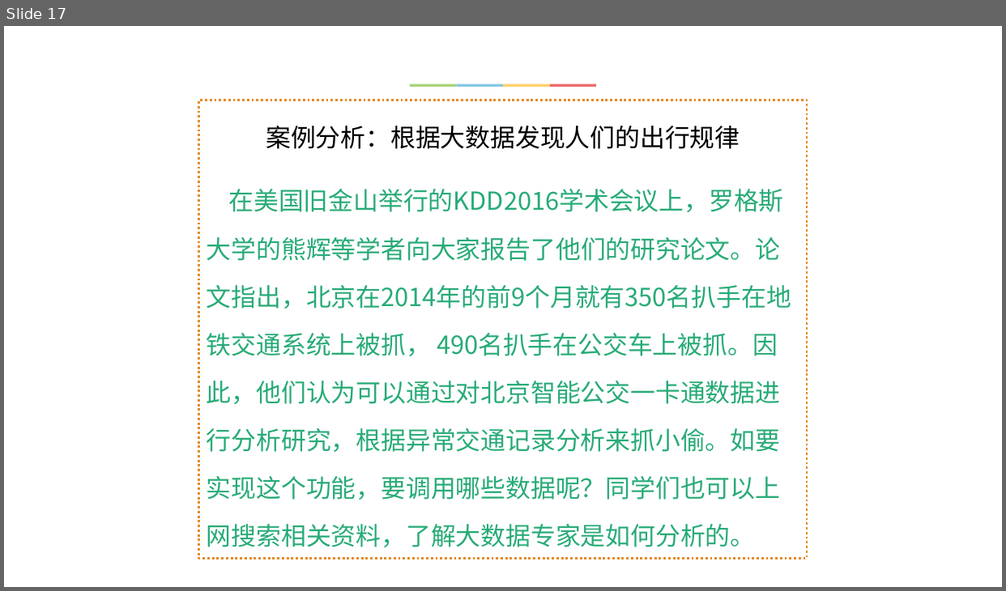
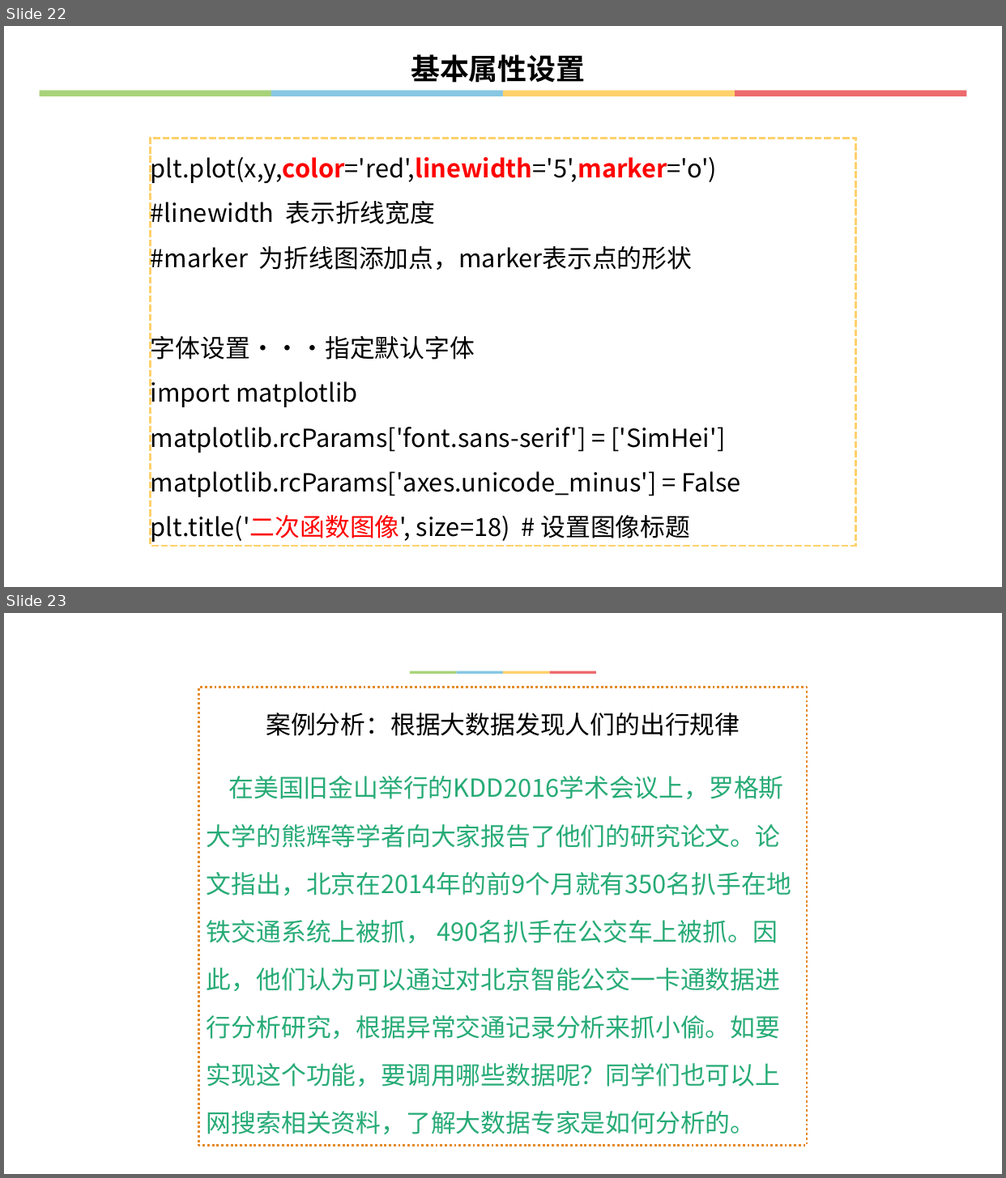
Before and after one commit to hongm32/2020design, a slide deck: 【第22课】走近数据分析②/【第22课】走近数据分析.pptx. Shown one above the other, each under a label of ours: slide 17 before the commit, slides 22 and 23 after it. The pictures are 1006x591 and 1006x1178 pixels, drawn with LibreOffice and Linux fonts; fonts in the diff are those of the drawing. Boxes give left, top, right and bottom in pixels: in the first picture for what was removed or moved away, otherwise in the second. Text is boxed around its words. In the diff, an @@ line names an element or a change of style, - is before the commit and + after.

```diff
--- a/【第22课】走近数据分析②/【第22课】走近数据分析.pptx
+++ b/【第22课】走近数据分析②/【第22课】走近数据分析.pptx
@@ slide 22 added at (4,26,1002,587), background #FFFFFF @@
@@ text added at (411,54,585,83), 28 pt, text #000000, bold @@
+基本属性设置
@@ group added at (39,90,967,96): 4 rectangles @@
@@ rectangle added at (151,138,856,545), fill #FFFFFF, outline #FED16C 2.25 pt dashed, 24 pt, text #000000 @@
+plt.plot(x,y,color='red',linewidth='5',marker='o')
+#linewidth 表示折线宽度
+#marker 为折线图添加点，marker表示点的形状
+字体设置···指定默认字体
+import matplotlib
+matplotlib.rcParams['font.sans-serif'] = ['SimHei']
+matplotlib.rcParams['axes.unicode_minus'] = False
+plt.title('二次函数图像', size=18) # 设置图像标题
@@ what was slide 17 is now slide 23 @@
```
Also in this commit, not shown: 5 slides changed, 6 other slides added, 1 slide removed, 9 other files.
